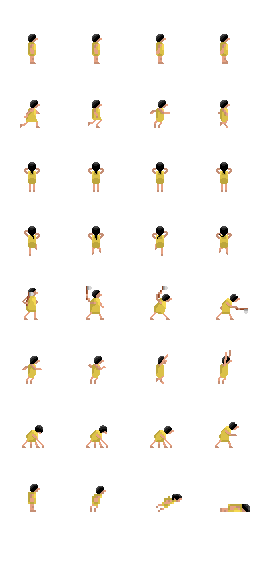
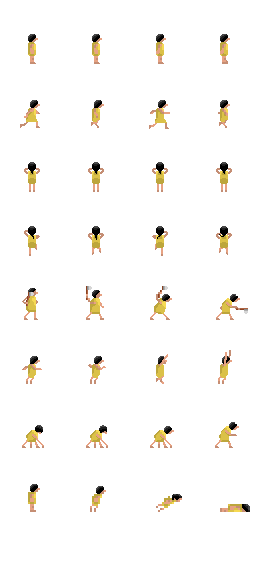
Two versions of the same layered image (256×576). Layer-by-layer changes:
painted on "guy" over [22, 100, 228, 237]
